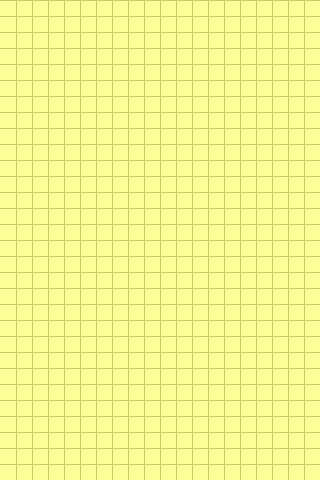
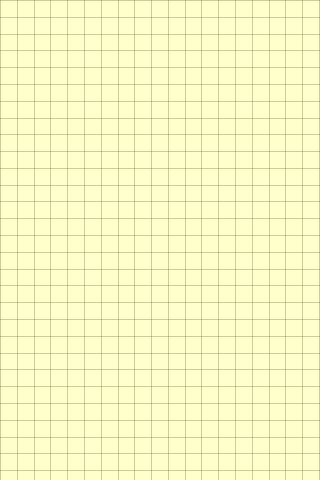
Comparing the layer stacks of the two (320, 480) images. Changes:
removed layer "Layer 2" over [0, 0, 320, 465]
removed layer "Layer 1" over [16, 0, 305, 480]
added layer "horizontal" above "vertical" over [0, 0, 320, 471]
added layer "vertical" above "Background" over [0, 0, 320, 480]
painted on "Background" over [0, 0, 320, 480]
